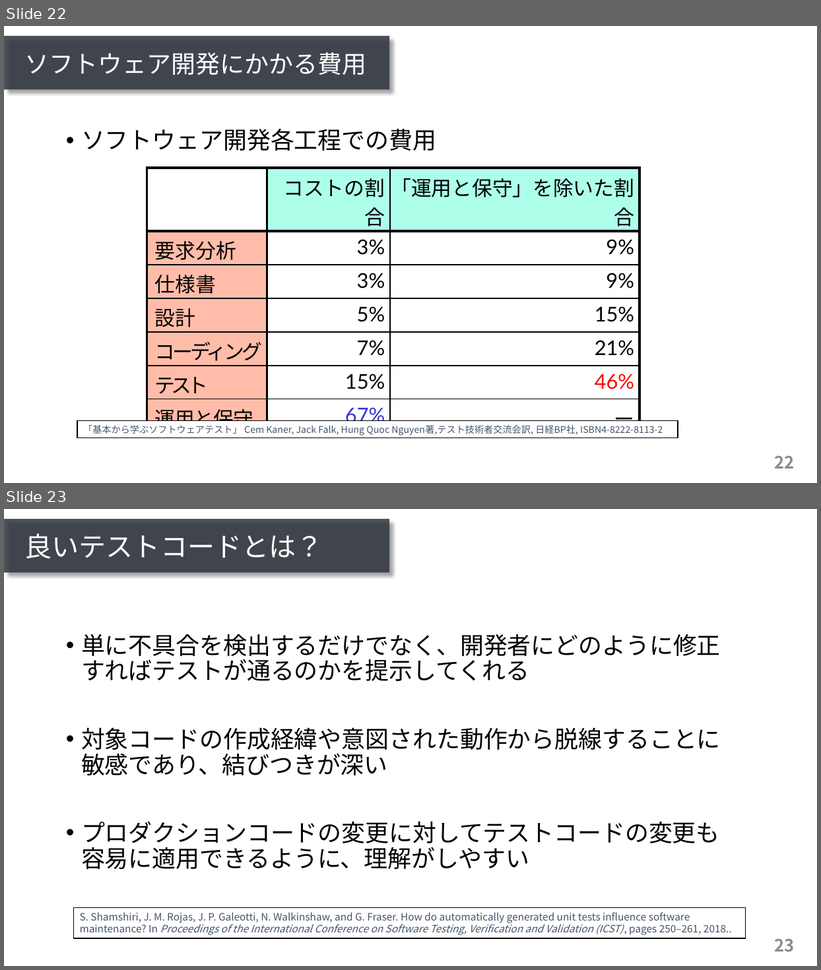
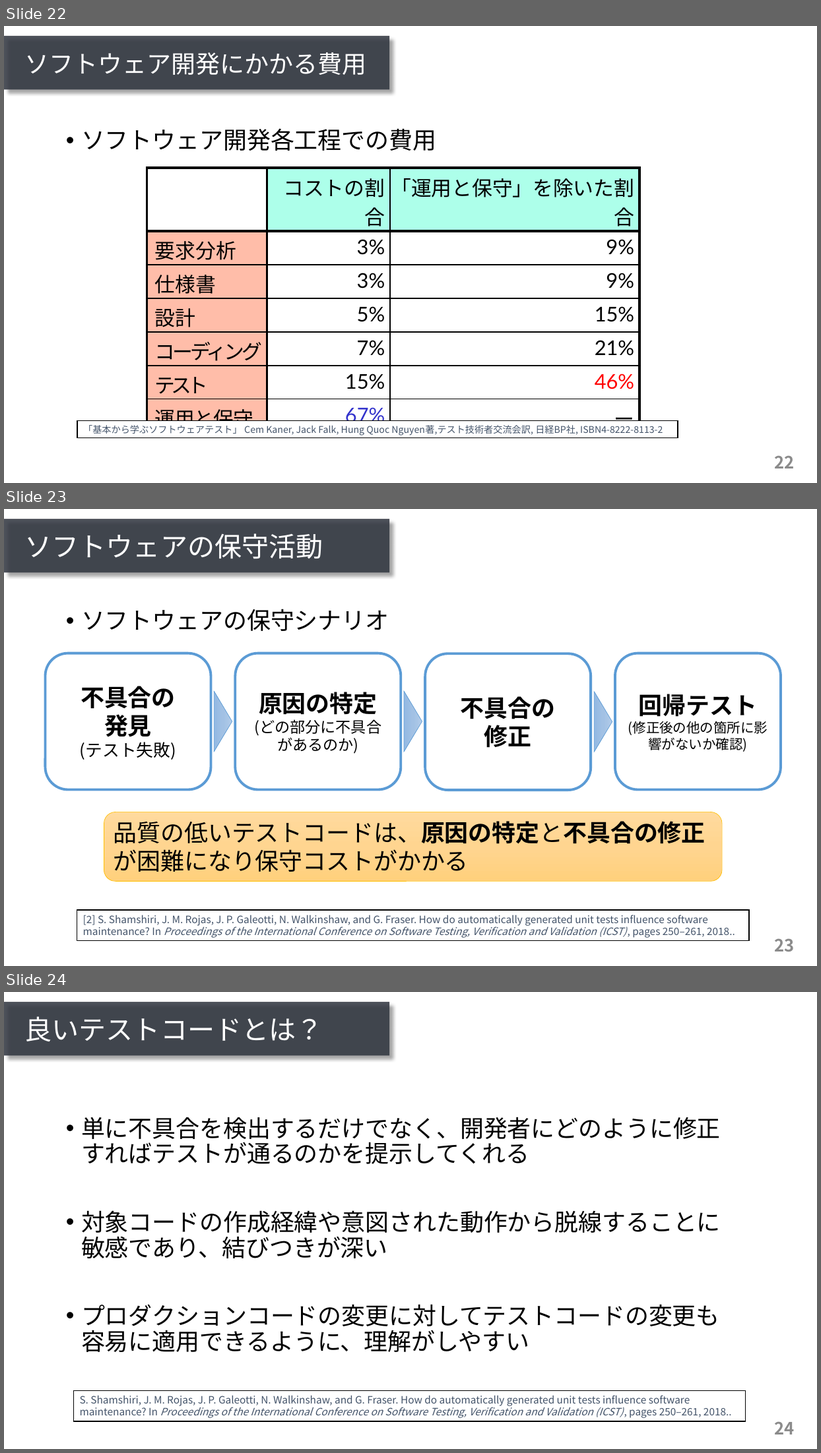
Before and after one commit to ryosuke-ku/mthesis2020-pre, a slide deck: presentation_kurachi.pptx. Shown one above the other, each under a label of ours: slides 22 and 23 before the commit, slides 22, 23 and 24 after it. The pictures are 821x970 and 821x1453 pixels, drawn with LibreOffice and Linux fonts; fonts in the diff are those of the drawing. Boxes give left, top, right and bottom in pixels: in the first picture for what was removed or moved away, otherwise in the second. Text is boxed around its words. In the diff, an @@ line names an element or a change of style, - is before the commit and + after.

```diff
--- a/presentation_kurachi.pptx
+++ b/presentation_kurachi.pptx
@@ slide 23 added at (4,509,817,966), background #FFFFFF; not listed: 2 template elements that a slide beside it also shows @@
@@ title added at (25,533,323,559), 32 pt, text #FFFFFF @@
+ソフトウェアの保守活動
@@ text added at (81,609,389,631), 28 pt, text #000000 @@
+• ソフトウェアの保守シナリオ
@@ rounded rectangle added at (46,654,211,790), fill #FFFFFF, outline #5B9BD5 3 pt, 20 pt, text #000000 @@
+不具合の
+発見
+(テスト失敗)
@@ rounded rectangle added at (235,654,401,790), fill #FFFFFF, outline #5B9BD5 3 pt, 18 pt, text #000000 @@
+原因の特定
+(どの部分に不具合があるのか)
@@ rounded rectangle added at (426,654,591,790), fill #FFFFFF, outline #5B9BD5 3 pt, 28 pt, text #000000, bold @@
+不具合の
+修正
@@ rounded rectangle added at (615,654,781,790), fill #FFFFFF, outline #5B9BD5 3 pt, 16 pt, text #000000 @@
+回帰テスト
+(修正後の他の箇所に影響がないか確認)
@@ triangle added at (214,692,232,752), fill gradient #B1CBE9 to #A3C1E5 to #93B9E4, outline #5B9BD5 0.5 pt @@
@@ triangle added at (404,692,422,752), fill gradient #B1CBE9 to #A3C1E5 to #93B9E4, outline #5B9BD5 0.5 pt @@
@@ triangle added at (594,692,613,752), fill gradient #B1CBE9 to #A3C1E5 to #93B9E4, outline #5B9BD5 0.5 pt @@
@@ rounded rectangle added at (104,812,723,882), fill gradient #FFDB9E to #FFD590 to #FFD07C, outline #FFC000 0.5 pt, 28 pt, text #000000 @@
+品質の低いテストコードは、原因の特定と不具合の修正が困難になり保守コストがかかる
@@ rectangle added at (77,910,749,941), fill #FFFFFF, outline #000000 1 pt, 12 pt, text #44546A @@
+[2] S. Shamshiri, J. M. Rojas, J. P. Galeotti, N. Walkinshaw, and G. Fraser. How do automatically generated unit tests inﬂuence software maintenance? In Proceedings of the International Conference on Software Testing, Veriﬁcation and Validation (ICST), pages 250–261, 2018..
@@ what was slide 23 is now slide 24 @@
@@ page number at (775,1422,795,1435): text changed @@
-23
+24
```
Also in this commit, not shown: 4 slides changed.
